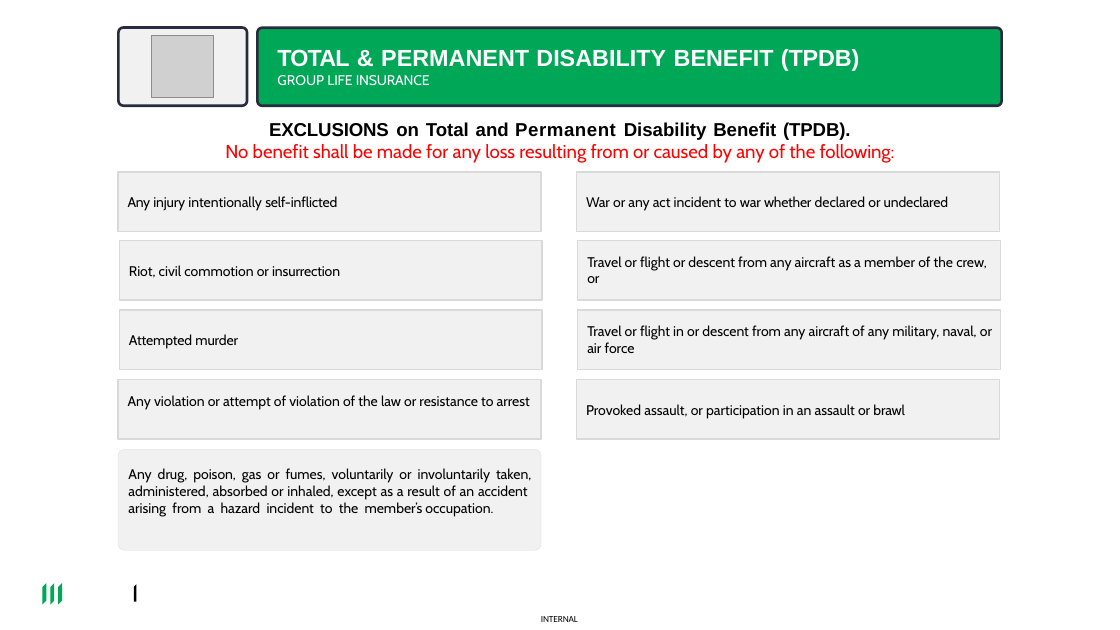
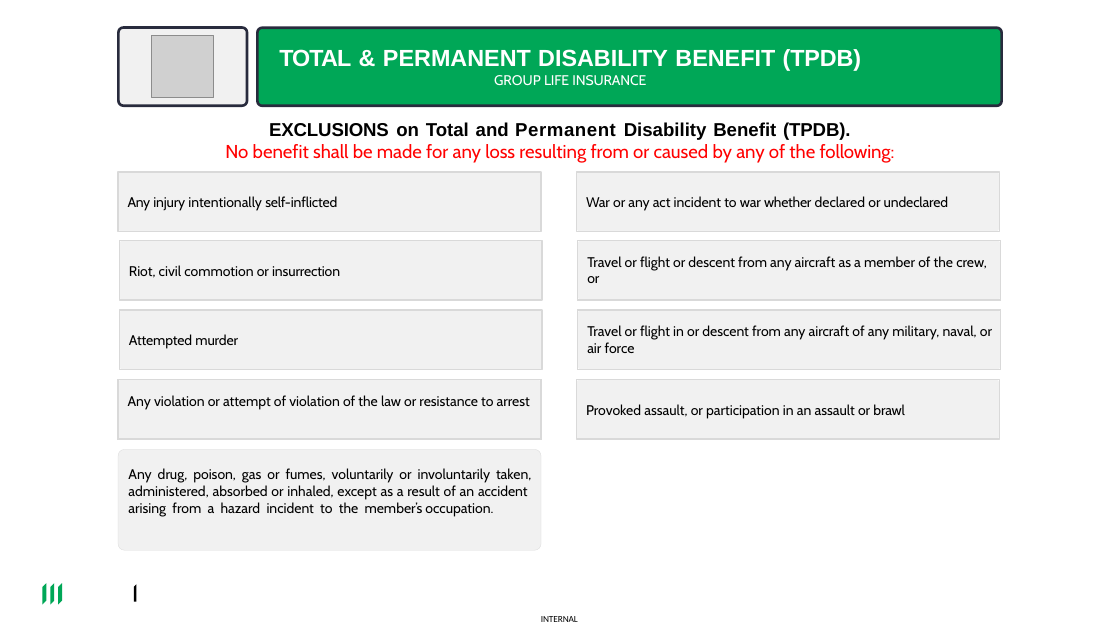
Before and after one commit to fogit-hd/NHOP, a slide deck: slide 13 of Data/AIPresenter/Input/pptx_file_here/FPT SOFTWARE PHILIPPINES CORP_2026_031926 .pptx. Drawn at 1120x630 pixels with LibreOffice and Linux fonts; fonts in the diff are those of the drawing; grey boxes stand for pictures; background and template pictures are left out. Boxes give left, top, right and bottom in pixels: in the first picture for what was removed or moved away, otherwise in the second. Text is boxed around its words. In the diff, an @@ line names an element or a change of style, - is before the commit and + after.

```diff
--- a/Data/AIPresenter/Input/pptx_file_here/FPT SOFTWARE PHILIPPINES CORP_2026_031926 .pptx
+++ b/Data/AIPresenter/Input/pptx_file_here/FPT SOFTWARE PHILIPPINES CORP_2026_031926 .pptx
@@ title at (279,49,862,86): text changed @@
-TOTAL & PERMANENT DISABILITY BENEFIT (TPDB)
-GROUP LIFE INSURANCE
+TOTAL & PERMANENT DISABILITY BENEFIT (TPDB)
+GROUP LIFE INSURANCE
```
Also in this commit, not shown: 26 other slides changed, 39 other files.
